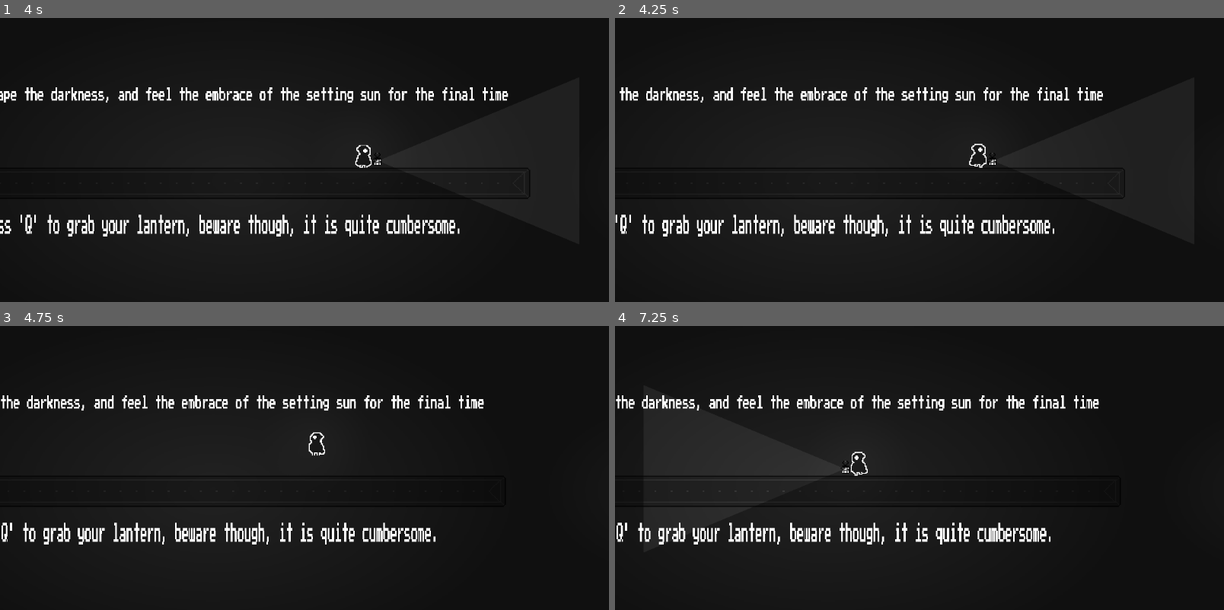
Above: before the commit, frames 1-4 (two rows, left to right).
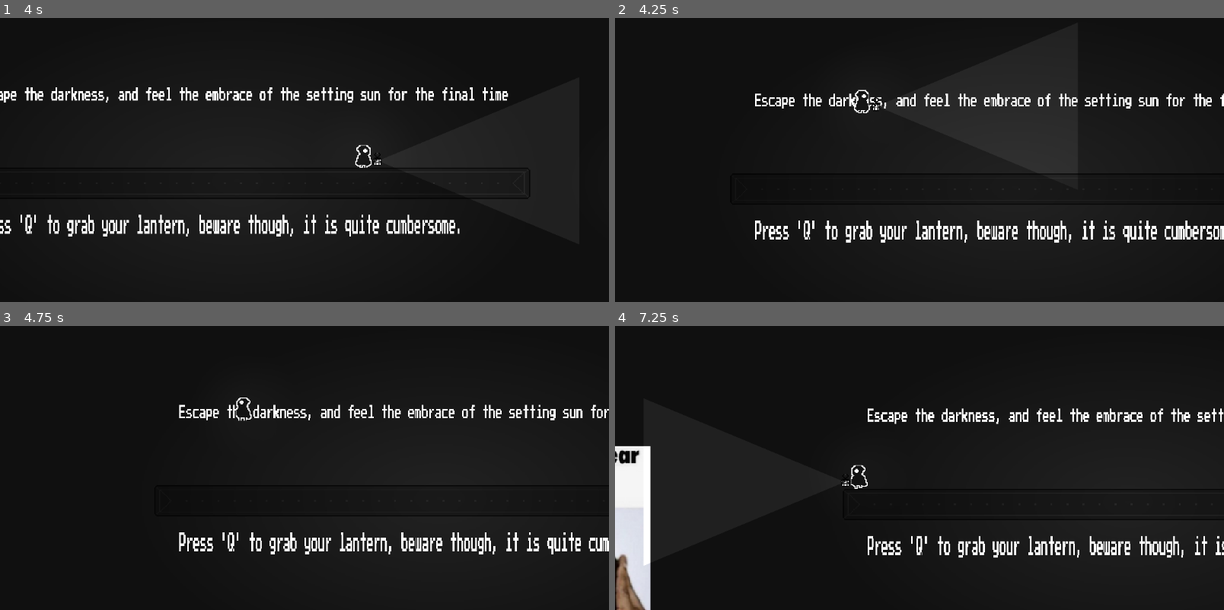
Above: after the commit, the same moments.

Repository: cheeseEnthusiasts/dusks-embrace
Game: Godot game, scene res://scenes/levels/startingroom.tscn
Same seed, same stepped clock (60 frames per second), same inputs: the game is played once before the commit and once after it.
Inputs (mouse positions are in pixels of both pictures, inside the frame that each line leads up to):
- Up to frame 1 (4 s): tap Q (lantern-toggle) at 0.5, 1.25, 1.35, 2, 2.75, 3.5, 3.6 s; move the mouse to (438, 114) at 0.52 s; hold Right (ui_right) 0.53-2.03 s; tap E (interact) at 0.6, 2.85 s; click (438, 114) at 0.67 s; tap Enter (ui_accept) at 0.77, 1.52, 3.02, 3.77 s; move the mouse to (182, 148) at 1.27 s; move the mouse to (365, 54) at 2.02 s; hold Left (ui_left) 2.03-2.78 s; tap Shift (player_dash) at 2.1 s; move the mouse to (274, 199) at 2.77 s; hold Right (ui_right) from 2.78 s (still down); click (274, 199) at 2.92 s; move the mouse to (487, 182) at 3.52 s
- Up to frame 2 (4.25 s): keep holding Right (ui_right); tap - (kill, bound only after the commit) at 4.15 s
- Up to frame 3 (4.75 s): tap Q (lantern-toggle) at 4.25 s; move the mouse to (121, 388) at 4.27 s; release Right (ui_right) at 4.28 s; hold Left (ui_left) from 4.28 s (still down); tap Shift (player_dash) at 4.35 s; tap Enter (ui_accept) at 4.52 s
- Up to frame 4 (7.25 s): move the mouse to (949, 439) at 5.02 s; release Left (ui_left) at 5.03 s; hold Right (ui_right) 5.03-5.78 s; tap E (interact) at 5.1 s; click (949, 439) at 5.17 s; move the mouse to (828, 354) at 5.77 s; hold Left (ui_left) from 5.78 s (still down); tap Q (lantern-toggle) at 5.85 s; tap Enter (ui_accept) at 6.02, 6.77 s; move the mouse to (1053, 422) at 6.52 s; tap Shift (player_dash) at 6.6 s

Frame 1 is identical in both runs. In frame 2, 5.9% of the frame differs, in the area x 0-100%, y 24-80%; in frame 3, 6.1%; in frame 4, 10%, in the area x 0-100%, y 24-100%.

Commit message:
press minus to die

Diff:
--- a/project.godot
+++ b/project.godot
@@ -88,6 +88,11 @@
 "events": [Object(InputEventKey,"resource_local_to_scene":false,"resource_name":"","device":-1,"window_id":0,"alt_pressed":false,"shift_pressed":false,"ctrl_pressed":false,"meta_pressed":false,"pressed":false,"keycode":96,"physical_keycode":0,"key_label":0,"unicode":96,"echo":false,"script":null)
 ]
 }
+kill={
+"deadzone": 0.5,
+"events": [Object(InputEventKey,"resource_local_to_scene":false,"resource_name":"","device":-1,"window_id":0,"alt_pressed":false,"shift_pressed":false,"ctrl_pressed":false,"meta_pressed":false,"pressed":false,"keycode":45,"physical_keycode":0,"key_label":0,"unicode":45,"echo":false,"script":null)
+]
+}
 
 [physics]
 
--- a/scripts/characters/player/player.gd
+++ b/scripts/characters/player/player.gd
@@ -136,6 +136,11 @@
 		respawnY = global.checkpointYPOS[global.checkpointNum]
 		position.x = respawnX
 		position.y = respawnY
+	if Input.is_action_just_pressed("kill"):
+		respawnX = global.checkpointXPOS[global.checkpointNum]
+		respawnY = global.checkpointYPOS[global.checkpointNum]
+		position.x = respawnX
+		position.y = respawnY
 #also jumping
 func coyote_time():
 	await get_tree().create_timer(0.25).timeout
